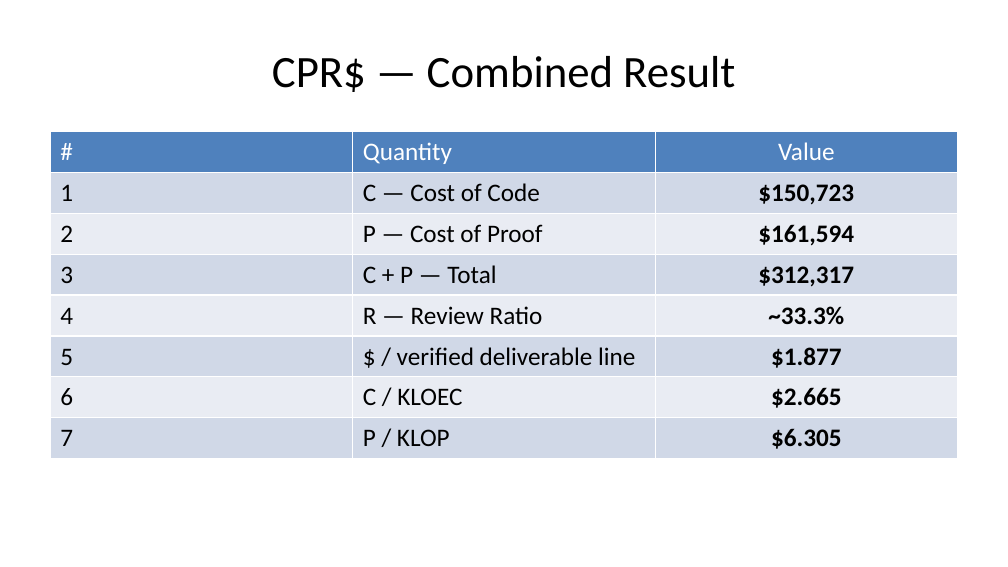
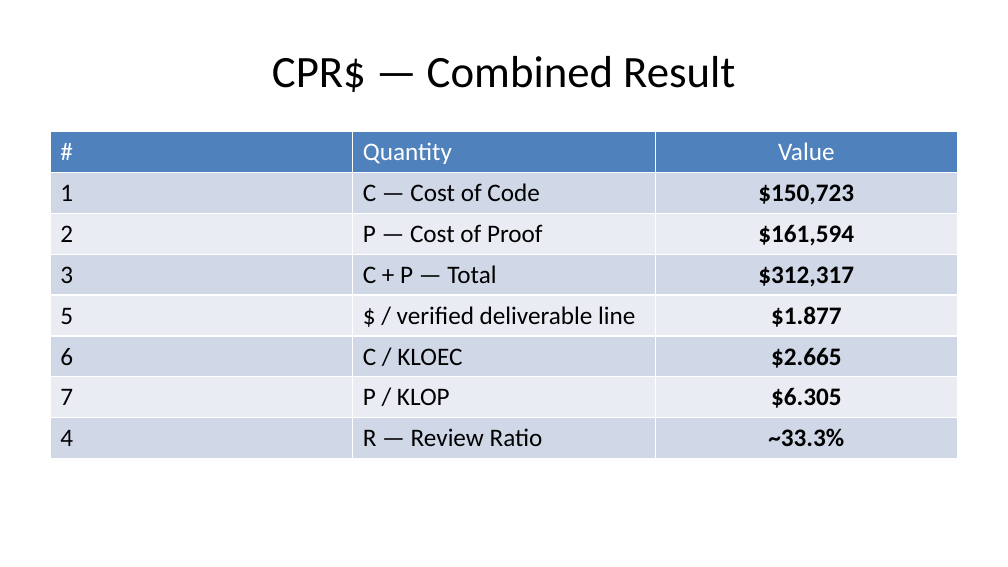
Before and after one commit to briangmilnes/APAS-VERUS, a slide deck: slide 60 of lectures/slidesCMUCS.pptx. Drawn at 1008x567 pixels with LibreOffice and Linux fonts; fonts in the diff are those of the drawing. Boxes give left, top, right and bottom in pixels: in the first picture for what was removed or moved away, otherwise in the second. Text is boxed around its words. In the diff, an @@ line names an element or a change of style, - is before the commit and + after.

```diff
--- a/lectures/slidesCMUCS.pptx
+++ b/lectures/slidesCMUCS.pptx
@@ table at [50, 132, 958, 506] @@
-row 5: 4 | R — Review Ratio | ~33.3%
+row 8: 4 | R — Review Ratio | ~33.3%
```
Also in this commit, not shown: 1 slide added, 2 other files.
